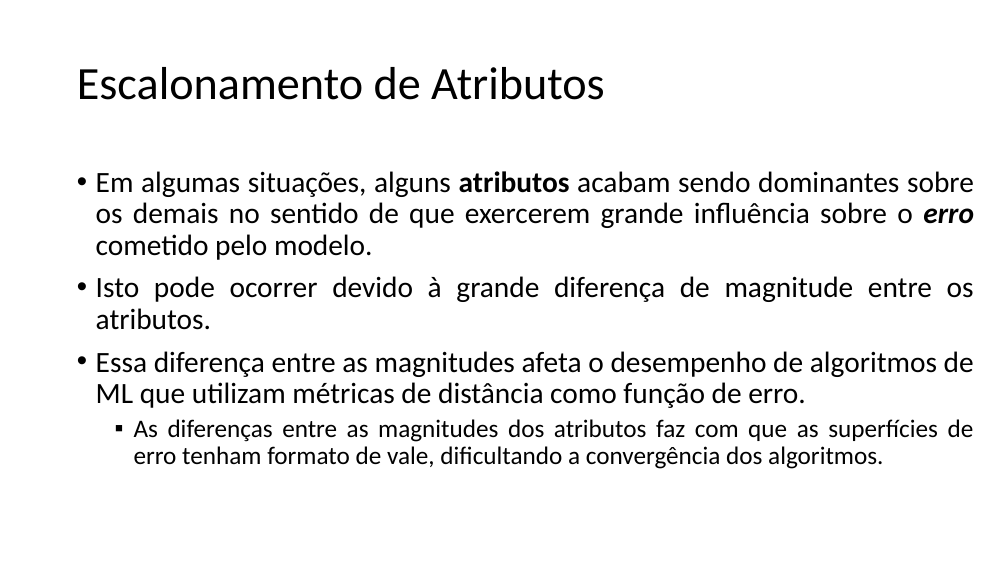
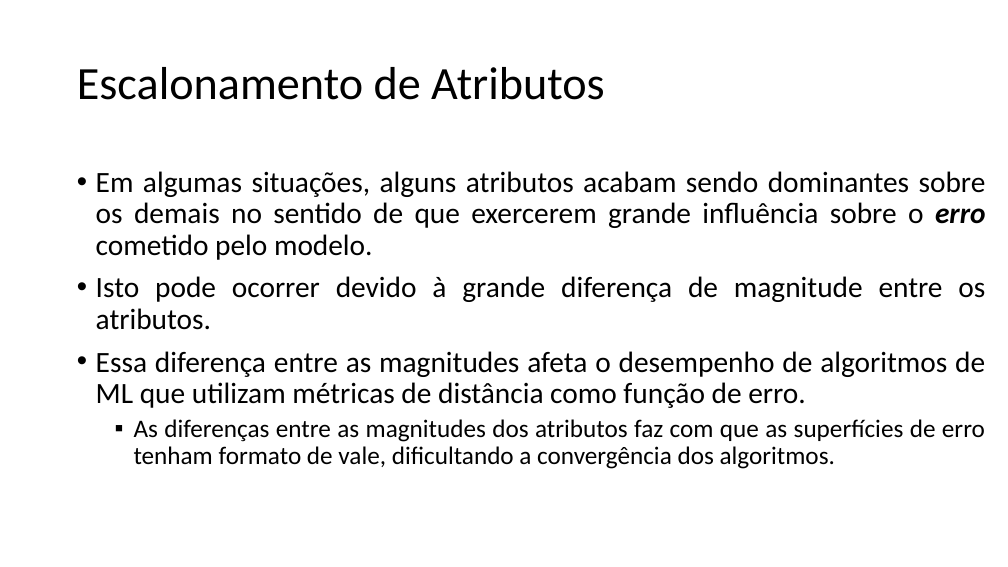
Before and after one commit to zz4fap/t319_aprendizado_de_maquina, a slide deck: slide 3 of slides/T319_Regressão_Linear (Escalonamento de Atributos).pptx. Drawn at 1008x567 pixels with LibreOffice and Linux fonts; fonts in the diff are those of the drawing. Boxes give left, top, right and bottom in pixels: in the first picture for what was removed or moved away, otherwise in the second. Text is boxed around its words. In the diff, an @@ line names an element or a change of style, - is before the commit and + after.

```diff
--- a/slides/T319_Regressão_Linear (Escalonamento de Atributos).pptx
+++ b/slides/T319_Regressão_Linear (Escalonamento de Atributos).pptx
@@ text at bbox=[96, 171, 986, 260]: bold off in "atributos" @@
```
Also in this commit, not shown: 2 other slides changed, 6 other files.
